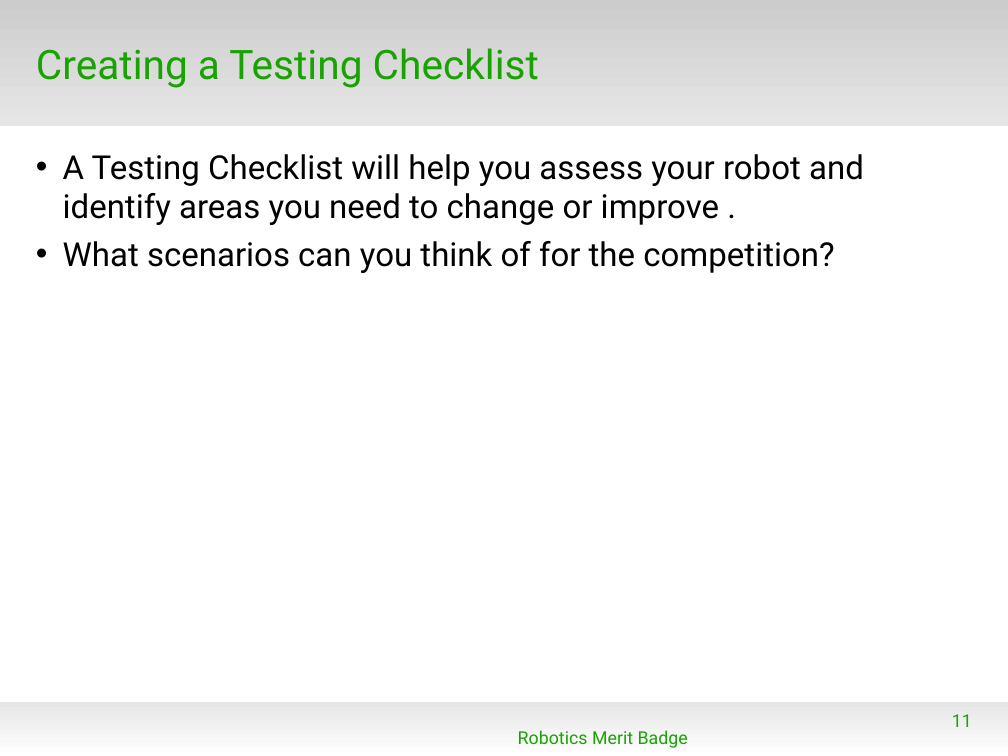
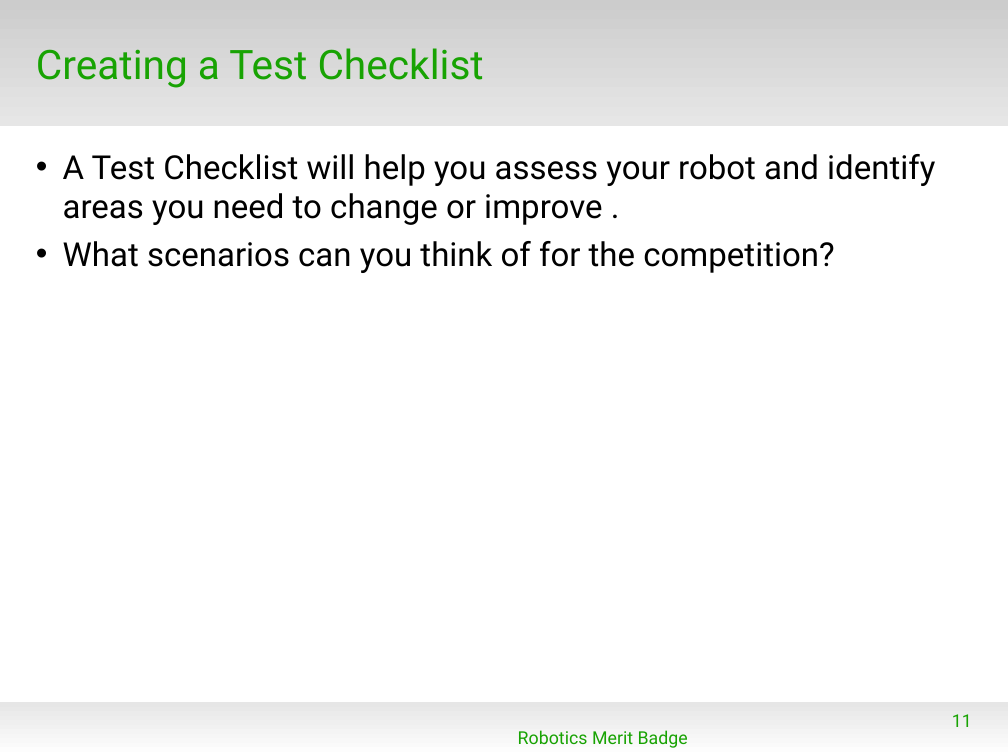
Before and after one commit to spiderman-2099/RoboticsMB, a slide deck: slide 11 of doc/RMB_Session4.odp. Drawn at 1008x756 pixels with LibreOffice and Linux fonts; fonts in the diff are those of the drawing; background and template pictures are left out. Boxes give left, top, right and bottom in pixels: in the first picture for what was removed or moved away, otherwise in the second. Text is boxed around its words. In the diff, an @@ line names an element or a change of style, - is before the commit and + after.

```diff
--- a/doc/RMB_Session4.odp
+++ b/doc/RMB_Session4.odp
@@ title at (36, 48, 484, 88): text changed @@
-Creating a Testing Checklist
+Creating a Test Checklist
@@ text at (63, 154, 935, 225): text changed @@
-• A Testing Checklist will help you assess your robot and identify areas you need to change or improve .
+• A Test Checklist will help you assess your robot and identify areas you need to change or improve .
```
Also in this commit, not shown: 6 other slides changed, 1 slide added, 1 other file.
